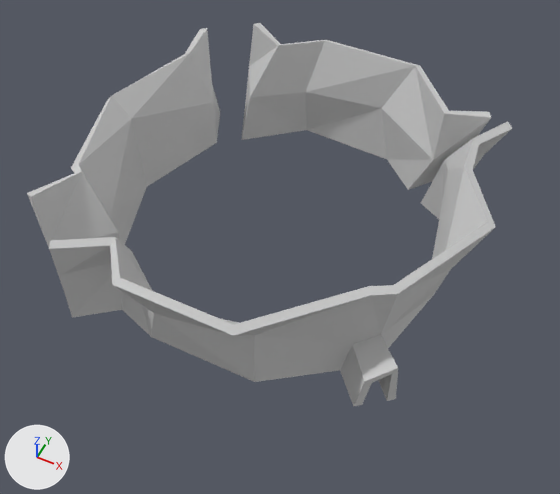
Before and after pictures for a commit that changed the FBX model Assets/Prefabs/meshes/wall.FBX.
The view is the same before and after, from a camera (50 mm lens) standing at (15.1, -30.1, 36.8) and looking at (1.0, -1.9, 1.6). Every picture has the same lights, and +X, +Y and +Z are marked at lower left. Where no turn or scale is listed for an object, it has been applied to the vertices.

The older version as bpy lines, for what is in view:
```python
me_mesh = bpy.data.meshes.new('Mesh')
me_mesh.from_pydata(...)  # 140 vertices, 202 faces; spans x -12.3..12.4, y -12.2..11.9, z -0.2..7.1
me_mesh.materials.append(mat_material__189)  # light grey #cacaca
ob_wall = bpy.data.objects.new('wall', me_mesh)
ob_wall.location = (0.28, 0.13, 0.14)
```
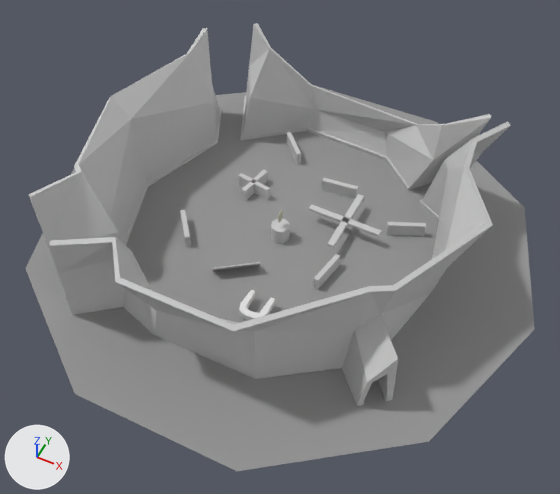
Commit message: wall update

Changed parts and their boxes (x1, y1, x2, y2) in the pictures (560 x 494 px; the box of a moved part takes in the faces that stretch with it):
'floor', added: after (25, 85, 535, 471)
'wall', reshaped: before (27, 23, 512, 407); after (28, 23, 511, 406)
'border_down', added: after (65, 96, 440, 405)
'spinner', added: after (309, 194, 382, 248)
'cross1', added: after (238, 169, 270, 201)
'block6', added: after (386, 222, 426, 236)
'Box002', added: after (239, 290, 275, 320)
'block4', added: after (322, 178, 358, 199)
'celNaSrodku_0', added: after (271, 218, 290, 244)
'block3', added: after (313, 254, 340, 290)
'block5', added: after (287, 132, 301, 164)
'block1', added: after (180, 210, 191, 247)
'trampolina', added: after (213, 262, 260, 271)
'Untitled', added: after (278, 209, 283, 223)
part 1 of me_mesh, moved or reshaped: before (27, 23, 512, 407); after (28, 23, 511, 406)
part 2 of me_mesh, shading changed: (31, 29, 491, 324) in both

The change, as a diff of the scene's bpy script:
```diff
--- a/Assets/Prefabs/meshes/wall.FBX.py
+++ b/Assets/Prefabs/meshes/wall.FBX.py
@@ me_mesh @@
-me_mesh.from_pydata(...)  # 140 vertices, 202 faces; spans x -12.3..12.4, y -12.2..11.9, z -0.2..7.1
+me_mesh.from_pydata(...)  # 140 vertices, 202 faces; spans x -12.2..12.3, y -12.1..11.7, z -0.1..7.1
+# me_mesh part 1: 78 of 140 vertices moved; they spanned x -12.3..12.4, y -12.2..11.9, z -0.2..7.0 and now span x -12.2..12.3, y -12.1..11.7, z -0.1..7.0; mean shift (0.0, 0.0, -0.2); largest move (3.8, 11.4, 7.0) -> (4.8, 9.8, 3.7)
+# me_mesh part 2: edges marked sharp go from 294 to 292
 me_mesh.materials.append(mat_material__189)
@@ me_mesh_002 @@
+me_mesh_002.from_pydata([(0.87, -0.85, -0.5), (0.63, -1.04, -0.5), (0.87, -0.85, 0.5), (0.63, -1.04, 0.5), (-0.87, 0.85, -0.5), (-0.87, 0.85, 0.5), (-0.63, 1.04, -0.5), (-0.63, 1.04, 0.5)], [], [(3, 1, 0, 2), (5, 4, 1, 3), (7, 6, 4, 5), (2, 0, 6, 7), (5, 3, 2, 7), (1, 4, 6, 0)])
+me_mesh_002.materials.append(mat_wall__2_default_prototype)  # light grey #cacaca
@@ me_mesh_007 @@
+me_mesh_007.from_pydata([(3.93, -2.9, 0.04), (3.62, -2.85, 0.04), (3.93, -2.9, 1.03), (3.62, -2.85, 1.03), (4.04, -0.47, 0.04), (4.04, -0.47, 1.03), (4.34, -0.52, 0.04), (4.34, -0.52, 1.03)], [], [(3, 1, 0, 2), (5, 4, 1, 3), (7, 6, 4, 5), (2, 0, 6, 7), (5, 3, 2, 7), (1, 4, 6, 0)])
+me_mesh_007.materials.append(mat_wall__2_default_prototype)  # light grey #cacaca
@@ me_mesh_005 @@
+me_mesh_005.from_pydata([(-1.04, -0.63, -0.5), (-1.17, -0.34, -0.5), (-1.04, -0.63, 0.5), (-1.17, -0.34, 0.5), (1.04, 0.63, -0.5), (1.04, 0.63, 0.5), (1.17, 0.34, -0.5), (1.17, 0.34, 0.5)], [], [(3, 1, 0, 2), (5, 4, 1, 3), (7, 6, 4, 5), (2, 0, 6, 7), (5, 3, 2, 7), (1, 4, 6, 0)])
+me_mesh_005.materials.append(mat_wall__2_default_prototype)  # light grey #cacaca
@@ me_mesh_1 @@
+me_mesh_1.from_pydata([(-1.18, -0.28, -0.5), (-1.22, 0.03, -0.5), (-1.18, -0.28, 0.5), (-1.22, 0.03, 0.5), (1.18, 0.28, -0.5), (1.18, 0.28, 0.5), (1.22, -0.03, -0.5), (1.22, -0.03, 0.5)], [], [(3, 1, 0, 2), (5, 4, 1, 3), (7, 6, 4, 5), (2, 0, 6, 7), (5, 3, 2, 7), (1, 4, 6, 0)])
+me_mesh_1.materials.append(mat_wall__2_default_prototype)  # light grey #cacaca
@@ me_mesh_004 @@
+me_mesh_004.from_pydata([(-1.36, -0.57, -0.53), (-1.4, -0.52, -0.49), (-0.94, -1.15, 0.49), (-0.98, -1.1, 0.53), (0.94, 1.15, -0.49), (1.36, 0.57, 0.53), (0.98, 1.1, -0.53), (1.4, 0.52, 0.49)], [], [(3, 1, 0, 2), (5, 4, 1, 3), (7, 6, 4, 5), (2, 0, 6, 7), (5, 3, 2, 7), (1, 4, 6, 0)])
+me_mesh_004.materials.append(mat_wall__2_default_prototype)  # light grey #cacaca
@@ me_mesh_003 @@
+me_mesh_003.from_pydata([(0.94, -0.77, -0.5), (0.71, -0.99, -0.5), (0.94, -0.77, 0.5), (0.71, -0.99, 0.5), (-0.94, 0.77, -0.5), (-0.94, 0.77, 0.5), (-0.71, 0.99, -0.5), (-0.71, 0.99, 0.5)], [], [(3, 1, 0, 2), (5, 4, 1, 3), (7, 6, 4, 5), (2, 0, 6, 7), (5, 3, 2, 7), (1, 4, 6, 0)])
+me_mesh_003.materials.append(mat_wall__2_default_prototype)  # light grey #cacaca
@@ me_mesh_011 @@
+me_mesh_011.from_pydata([(16.2, 0.0, 0.0), (13.1, 9.5, 0.0), (5.0, 15.4, 0.0), (-5.0, 15.4, 0.0), (-13.1, 9.5, 0.0), (-16.2, 0.0, 0.0), (-13.1, -9.5, 0.0), (-5.0, -15.4, 0.0), (5.0, -15.4, 0.0), (13.1, -9.5, 0.0)], [], [(0, 1, 2), (2, 3, 4), (0, 2, 4), (4, 5, 6), (0, 4, 6), (6, 7, 8), (0, 6, 8), (9, 0, 8)])
+me_mesh_011.materials.append(mat_material__190)  # grey #949494
@@ ob_block1 @@
+ob_block1 = bpy.data.objects.new('block1', me_mesh_002)
+ob_block1.location = (-5.48, -2.36, 0.54)
@@ ob_untitled @@
+ob_untitled = bpy.data.objects.new('Untitled', me_mesh_013)  # 288 vertices, 572 faces; spans x -0.03..0.03, y -0.336..0.336, z -0.436..0.436; in mat_material__48 (light grey #bfbfaa)
+ob_untitled.location = (0.08, 0.04, 2.0)
@@ ob_block3 @@
+ob_block3 = bpy.data.objects.new('block3', me_mesh_007)
+ob_block3.location = (0.08, 0.04, 0.0)
@@ ob_border_down @@
+ob_border_down = bpy.data.objects.new('border_down', me_mesh_009)  # 96 vertices, 176 faces; spans x -10.5..10.3, y -10.9..11.6, z 0.0..0.2; in mat_material__189 (light grey #cacaca)
+ob_border_down.location = (0.28, 0.13, 0.14)
@@ ob_block6 @@
+ob_block6 = bpy.data.objects.new('block6', me_mesh_005)
+ob_block6.location = (7.12, 3.87, 0.54)
@@ ob_block4 @@
+ob_block4 = bpy.data.objects.new('block4', me_mesh_1)
+ob_block4.location = (1.85, 5.4, 0.54)
@@ ob_box002 @@
+ob_box002 = bpy.data.objects.new('Box002', me_mesh_014)  # 40 vertices, 38 faces; spans x -0.86..0.86, y -0.91..0.91, z -0.2..0.2
+ob_box002.location = (1.53, -6.05, 0.72)
@@ ob_trampolina @@
+ob_trampolina = bpy.data.objects.new('trampolina', me_mesh_004)
+ob_trampolina.location = (-1.09, -3.68, 0.5)
@@ ob_block5 @@
+ob_block5 = bpy.data.objects.new('block5', me_mesh_003)
+ob_block5.location = (-2.7, 7.71, 0.54)
@@ ob_celnasrodku_0 @@
+ob_celnasrodku_0 = bpy.data.objects.new('celNaSrodku_0', me_mesh_001)  # an 8-sided cylinder along z spanning x -0.616..0.616, y -0.616..0.616, z 0.0..1.231; in mat_wall__2_default_prototype (light grey #cacaca)
+ob_celnasrodku_0.location = (0.08, 0.04, 0.0)
@@ ob_spinner @@
+ob_spinner = bpy.data.objects.new('spinner', me_mesh_010)  # 16 vertices, 12 faces; spans x -2.46..2.46, y -2.45..2.45, z -0.09..0.09; in mat_wall__2_default_prototype (light grey #cacaca)
+ob_spinner.location = (3.51, 2.36, 1.16)
@@ ob_floor @@
+ob_floor = bpy.data.objects.new('floor', me_mesh_011)
+ob_floor.location = (0.28, 0.13, 0.14)
@@ ob_cross1 @@
+ob_cross1 = bpy.data.objects.new('cross1', me_mesh_008)  # 16 vertices, 12 faces; spans x -1.22..1.22, y -1.22..1.22, z -0.5..0.5; in mat_wall__2_default_prototype (light grey #cacaca)
+ob_cross1.location = (-3.36, 3.15, 0.54)
```
